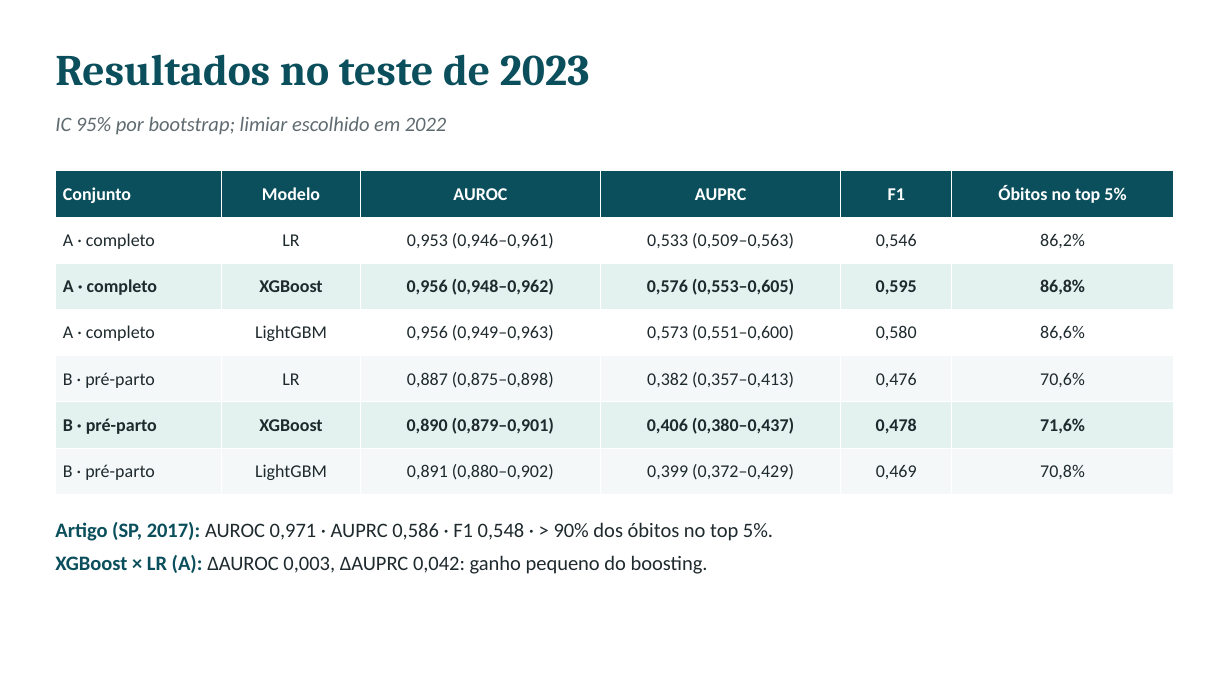
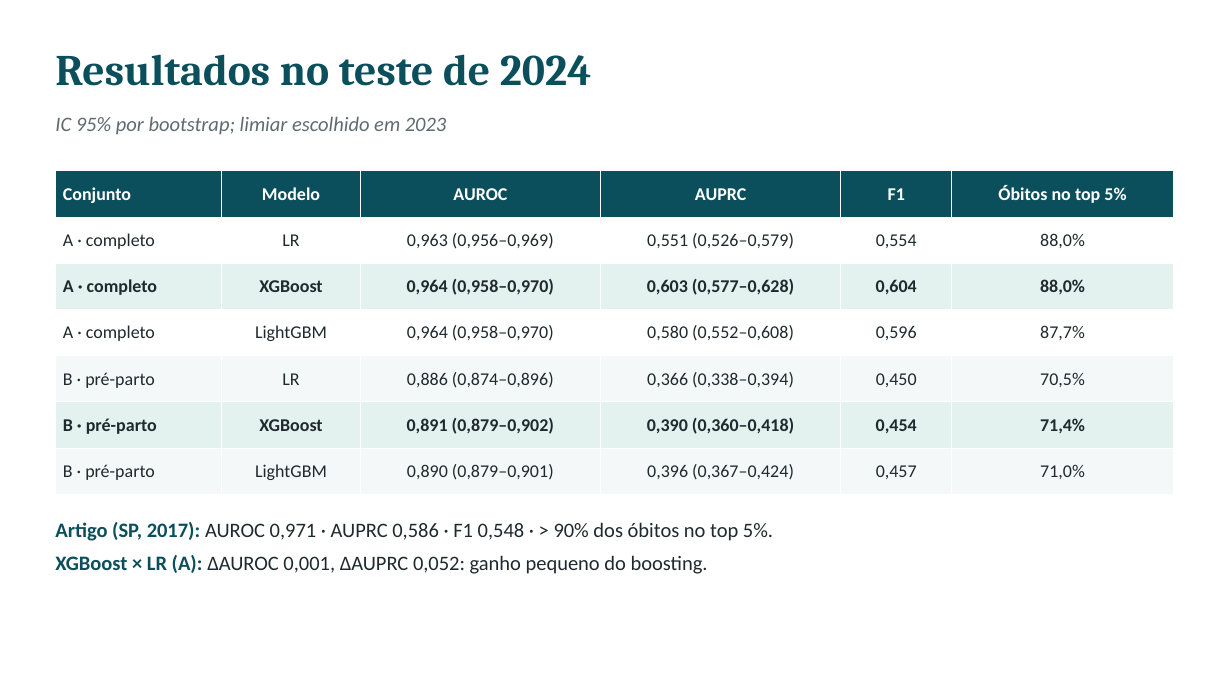
Before and after one commit to CledsonSilvaAraujo/mortalidade-neonatal-rj, a slide deck: slide 8 of slides/apresentacao.pptx. Drawn at 1232x693 pixels with LibreOffice and Linux fonts; fonts in the diff are those of the drawing. Boxes give left, top, right and bottom in pixels: in the first picture for what was removed or moved away, otherwise in the second. Text is boxed around its words. In the diff, an @@ line names an element or a change of style, - is before the commit and + after.

```diff
--- a/slides/apresentacao.pptx
+++ b/slides/apresentacao.pptx
@@ text at bbox=[55, 54, 592, 86]: text changed @@
-Resultados no teste de 2023
+Resultados no teste de 2024
@@ text at bbox=[55, 116, 446, 135]: text changed @@
-IC 95% por bootstrap; limiar escolhido em 2022
+IC 95% por bootstrap; limiar escolhido em 2023
@@ table at bbox=[55, 171, 1174, 494] @@
-row 2: A · completo | LR | 0,953 (0,946–0,961) | 0,533 (0,509–0,563) | 0,546 | 86,2%
+row 2: A · completo | LR | 0,963 (0,956–0,969) | 0,551 (0,526–0,579) | 0,554 | 88,0%
-row 3: A · completo | XGBoost | 0,956 (0,948–0,962) | 0,576 (0,553–0,605) | 0,595 | 86,8%
+row 3: A · completo | XGBoost | 0,964 (0,958–0,970) | 0,603 (0,577–0,628) | 0,604 | 88,0%
-row 4: A · completo | LightGBM | 0,956 (0,949–0,963) | 0,573 (0,551–0,600) | 0,580 | 86,6%
+row 4: A · completo | LightGBM | 0,964 (0,958–0,970) | 0,580 (0,552–0,608) | 0,596 | 87,7%
-row 5: B · pré-parto | LR | 0,887 (0,875–0,898) | 0,382 (0,357–0,413) | 0,476 | 70,6%
+row 5: B · pré-parto | LR | 0,886 (0,874–0,896) | 0,366 (0,338–0,394) | 0,450 | 70,5%
-row 6: B · pré-parto | XGBoost | 0,890 (0,879–0,901) | 0,406 (0,380–0,437) | 0,478 | 71,6%
+row 6: B · pré-parto | XGBoost | 0,891 (0,879–0,902) | 0,390 (0,360–0,418) | 0,454 | 71,4%
-row 7: B · pré-parto | LightGBM | 0,891 (0,880–0,902) | 0,399 (0,372–0,429) | 0,469 | 70,8%
+row 7: B · pré-parto | LightGBM | 0,890 (0,879–0,901) | 0,396 (0,367–0,424) | 0,457 | 71,0%
@@ text at bbox=[55, 555, 708, 574]: text changed @@
-XGBoost × LR (A): ΔAUROC 0,003, ΔAUPRC 0,042: ganho pequeno do boosting.
+XGBoost × LR (A): ΔAUROC 0,001, ΔAUPRC 0,052: ganho pequeno do boosting.
```
Also in this commit, not shown: 13 other slides changed, 49 other files.
